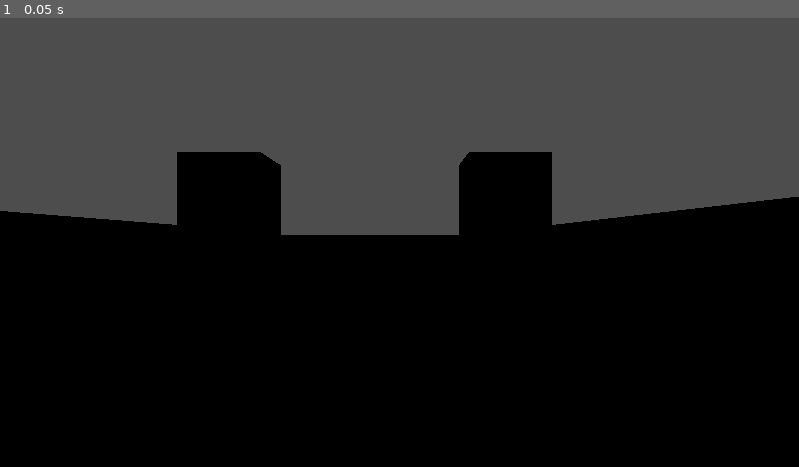
Above: before the commit, frame 1.
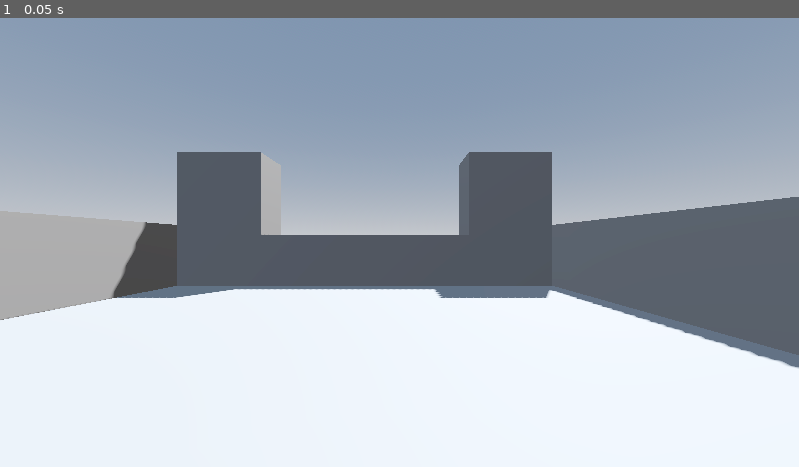
Above: after the commit, the same moment.

Repository: mxd1760/cw-godot-advanced-fps
Game: Godot game, scene res://test_level.tscn
Same seed, same stepped clock (60 frames per second), same inputs: the game is played once before the commit and once after it.
Inputs:
- Up to frame 1 (0.05 s): no input

The runs differ from the first frame. In frame 1, 100% of the frame differs, in the area x 0-100%, y 0-100%.

Commit message:
add sun and environment

Diff:
--- a/test_level.tscn
+++ b/test_level.tscn
@@ -1,10 +1,30 @@
 [gd_scene format=3 uid="uid://cr4ces4dt0mtr"]
+
+[sub_resource type="ProceduralSkyMaterial" id="ProceduralSkyMaterial_hsoxx"]
+sky_horizon_color = Color(0.66224277, 0.6717428, 0.6867428, 1)
+ground_horizon_color = Color(0.66224277, 0.6717428, 0.6867428, 1)
+
+[sub_resource type="Sky" id="Sky_gojnm"]
+sky_material = SubResource("ProceduralSkyMaterial_hsoxx")
+
+[sub_resource type="Environment" id="Environment_1c2mv"]
+background_mode = 2
+sky = SubResource("Sky_gojnm")
+tonemap_mode = 2
+glow_enabled = true
 
 [sub_resource type="CapsuleShape3D" id="CapsuleShape3D_hsoxx"]
 
 [sub_resource type="CapsuleMesh" id="CapsuleMesh_gojnm"]
 
 [node name="Test level" type="Node3D" unique_id=2110805494]
+
+[node name="WorldEnvironment" type="WorldEnvironment" parent="." unique_id=698130787]
+environment = SubResource("Environment_1c2mv")
+
+[node name="DirectionalLight3D" type="DirectionalLight3D" parent="." unique_id=1393765237]
+transform = Transform3D(-0.8660254, -0.43301278, 0.25, 0, 0.49999997, 0.86602545, -0.50000006, 0.75, -0.43301266, 0, 0, 0)
+shadow_enabled = true
 
 [node name="player" type="CharacterBody3D" parent="." unique_id=1159344635]
 
